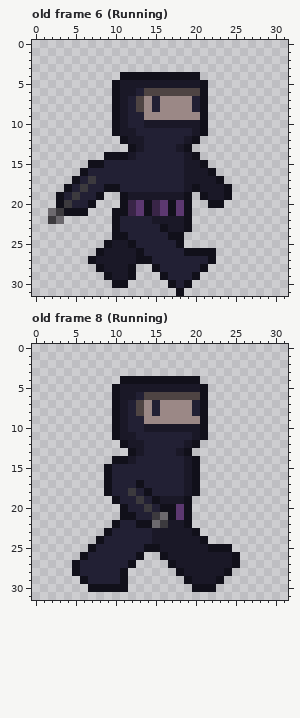
A pixel-art file gets an edit: assets/images/mini-ninja.ase. That is the earlier state.
32x32 pixels, 9 frames. Shown: old frame 6 (Running), old frame 8 (Running).
And afterwards:
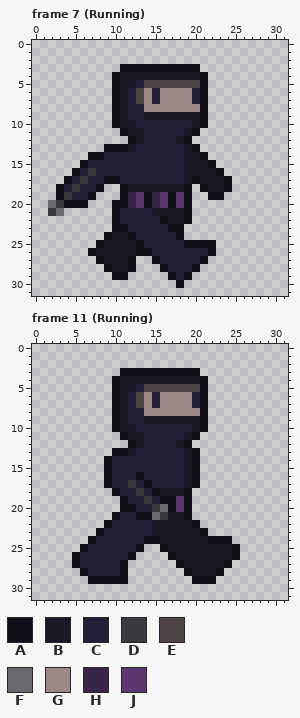
Palette (. is transparent): A #11101a  B #1a1827  C #222034  D #3c3a3e  E #4e4443  F #6c696e  G #9b8886  H #392547  J #5c3870
A new or re-ordered frame is compared with the old frame closest to it.
The commit says: Update player animation.
From old to new:
frames 9 -> 13
Changed rows in their new state; - is an unchanged pixel.
Frame 7 (Running) is new; against old frame 6 (Running):
first column x 2:
 3 ---------AAAAAAAAAA----
 4 --------ABBBBBBBBBBA---
 5 -----------CEEEEEEE----
 6 ----------CEGCGGGGC----
 8 -----------C-G----G----
 9 ------------BBBBBBB----
10 ----------B-CCCCCC-----
11 --------.A-B-----BA.---
12 ---------.A-----BA.----
13 -------AAABC----CBA----
14 -----AACCCC-------BA---
15 ----ACC------------BA--
16 ---ACD--------------BA-
17 --ACDC-AA---------A--BA
18 -ACDC-A..ABBBBBBBA.A---
19 --DC-A.---HJAHJAJ--.AA.
20 FDAAA.--A-----------..-
21 DF...----CCCCBBBB------
22 ..-----------CA--------
23 ---------A----CAA.-----
24 -------ABBA----C-------
25 ------AB--BA----CAAAA--
26 -----AB-----A----CCC---
27 -----.A---A..A-----A.--
28 ------.A-----.A---A.---
29 -------.AA.---.A-A.----
30 --------..-----.A.-----
31 ----------------.------
Frame 11 (Running) is new; against old frame 8 (Running):
first column x 5:
 3 ------AAAAAAAAAA-----
 4 -----ABBBBBBBBBBA----
 5 --------CEEEEEEE-----
 6 -------CEGCGGGGC-----
 8 --------C-G----G-----
 9 ---------BBBBBBB-----
10 -------B-CCCCCC------
11 -----.A-B-----BA.----
12 ------.A-----BA.-----
13 -----AABC----CBA-----
14 ----ACCC-------------
16 --------A------------
17 -------DCA-----------
18 ----.A-CDCABBBA.-----
19 -----.A-CDCAAJ-------
20 -------A-CDF---------
21 -----ACCAAFDBB-------
22 ----AC--CCBB--BA-----
23 ---AC----------BA----
24 --AC-----AA-----BAAA-
25 -AC-----A..A-----BBBA
26 AC-----A.--.A--------
27 ------A.----.A-----A.
28 .A-----------.A---A.-
29 -.AAAA--------.AAA.--
30 --.....--------...---
